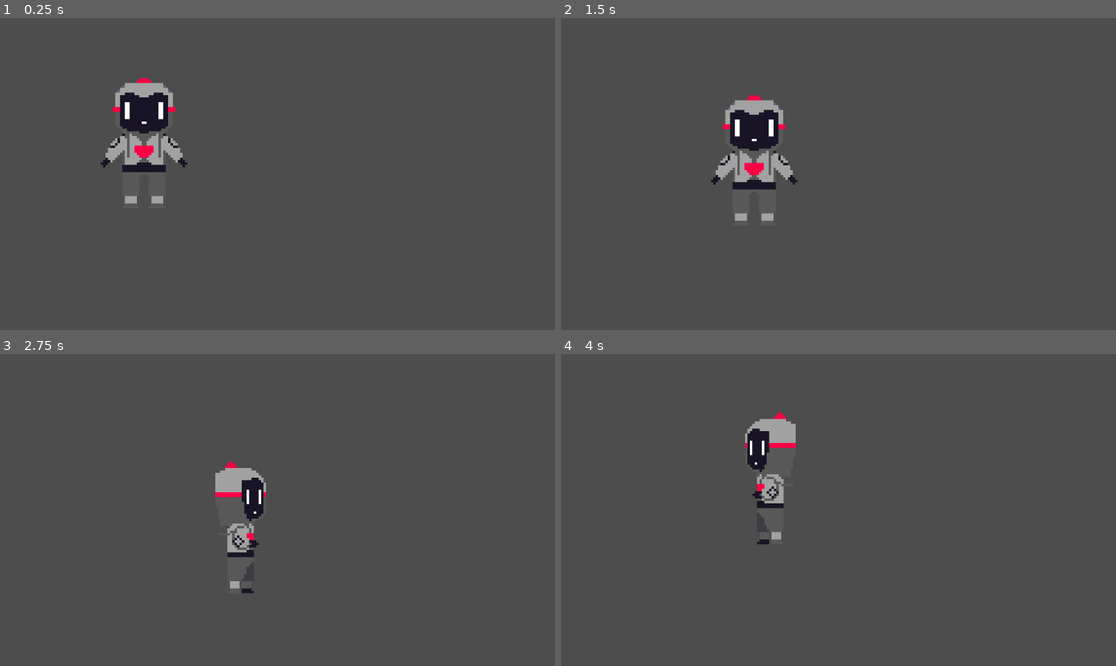
Above: before the commit, frames 1-4 (two rows, left to right).
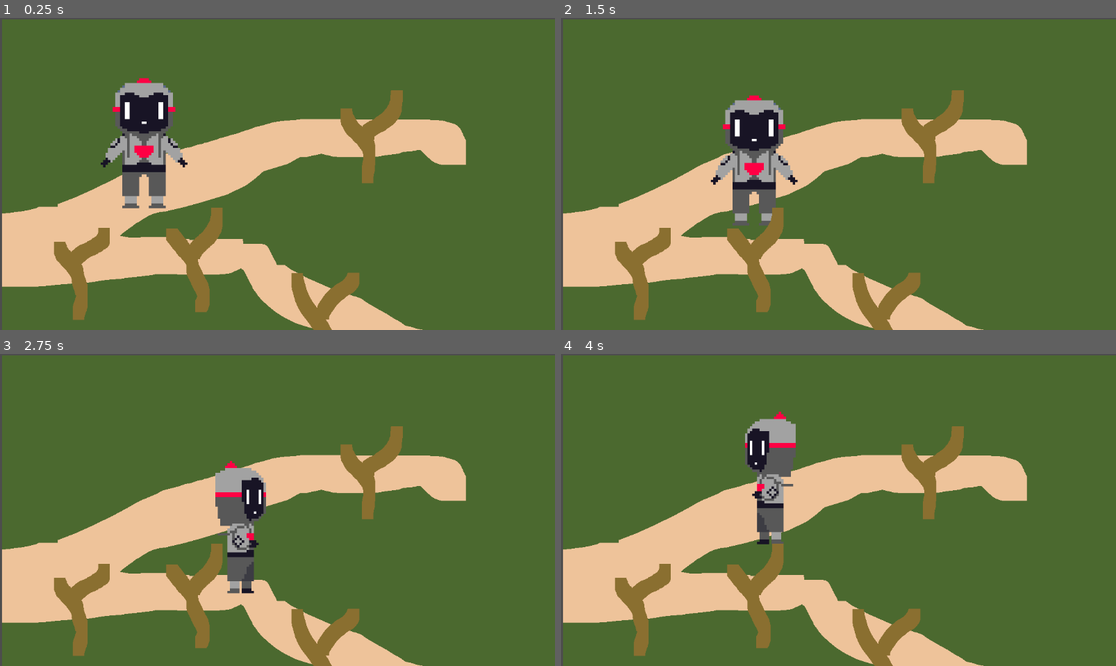
Above: after the commit, the same moments.

Repository: obimandias/game_alpha1
Game: Godot game, scene res://main_scene.tscn
Two runs of this game, one before a commit and one after it. Both use one fixed random seed, a clock stepped at 60 frames per second and the inputs below.
Inputs:
- Up to frame 1 (0.25 s): no input
- Up to frame 2 (1.5 s): tap Enter at 0.5 s; hold Right (ui_right) 0.53-1.28 s; tap Shift (Run) at 0.6, 1.35 s; hold Down (ui_down) from 1.28 s (still down)
- Up to frame 3 (2.75 s): release Down (ui_down) at 2.03 s; hold Right (ui_right) from 2.03 s (still down); tap Shift (Run) at 2.1 s
- Up to frame 4 (4 s): release Right (ui_right) at 2.78 s; hold Up (ui_up) 2.78-3.53 s; tap Shift (Run) at 2.85, 3.6 s; hold Left (ui_left) from 3.53 s (still down)

The runs differ from the first frame. In frame 1, 96% of the frame differs, in the area x 0-100%, y 0-100%; in frame 2, 96%; in frame 3, 97%; in frame 4, 97%.

Commit message:
backdrops

Diff:
--- a/main_scene.tscn
+++ b/main_scene.tscn
@@ -1,6 +1,7 @@
-[gd_scene load_steps=18 format=3 uid="uid://burmf5pa0ucpu"]
+[gd_scene load_steps=20 format=3 uid="uid://burmf5pa0ucpu"]
 
 [ext_resource type="Texture2D" uid="uid://c674bexbkdfor" path="res://sprites/Running front/Running front - 0.png" id="1_5eojm"]
+[ext_resource type="Texture2D" uid="uid://bvb5rofrnpnnn" path="res://backdrops/level1+0.png" id="1_cj1wv"]
 [ext_resource type="Texture2D" uid="uid://cqe7latm8digb" path="res://sprites/Running back/Godot 1 - 0.png" id="1_wwc4k"]
 [ext_resource type="Texture2D" uid="uid://khoxgrigii1d" path="res://sprites/Running front/Running front - 1.png" id="2_178q4"]
 [ext_resource type="Texture2D" uid="uid://curkw3ivehiyi" path="res://sprites/Running back/Godot 1 - 1.png" id="2_iyuxy"]
@@ -16,6 +17,7 @@
 [ext_resource type="Texture2D" uid="uid://0swue7fb635e" path="res://sprites/Running up diagonal/Godot 1 - 0.png" id="13_pgfrh"]
 [ext_resource type="Texture2D" uid="uid://82rp1lv6rlpd" path="res://sprites/Running up diagonal/Godot 1 - 1.png" id="14_660ji"]
 [ext_resource type="Texture2D" uid="uid://ct7h6am1hshij" path="res://sprites/Running up diagonal/Godot 1 - 2.png" id="15_x1byw"]
+[ext_resource type="Texture2D" uid="uid://blheopv0et1lp" path="res://backdrops/level1+1.png" id="18_yjdba"]
 
 [sub_resource type="SpriteFrames" id="SpriteFrames_76081"]
 animations = [{
@@ -92,9 +94,17 @@
 
 [node name="Node2D" type="Node2D"]
 
+[node name="Level1+0" type="Sprite2D" parent="."]
+position = Vector2(964, 543)
+texture = ExtResource("1_cj1wv")
+
 [node name="AnimatedSprite2D" type="AnimatedSprite2D" parent="."]
 texture_filter = 1
 position = Vector2(299, 250)
 sprite_frames = SubResource("SpriteFrames_76081")
 animation = &"front"
 script = ExtResource("7_1vwm8")
+
+[node name="Level1+1" type="Sprite2D" parent="."]
+position = Vector2(960, 541)
+texture = ExtResource("18_yjdba")
--- a/scripts/AnimatedSprite2D.gd
+++ b/scripts/AnimatedSprite2D.gd
@@ -39,7 +39,7 @@
 
 	direction = Input.get_vector("ui_left", "ui_right", "ui_up", "ui_down").normalized()
 
-	print(direction)
+	#print(direction)
 
 	if Input.is_action_just_pressed("Run"):
 		SPEED = 5.0
Binary file added: backdrops/level1+0.png
Not shown, added: backdrops/level1+0.png.import
Binary file added: backdrops/level1+1.png
Not shown, added: backdrops/level1+1.png.import
